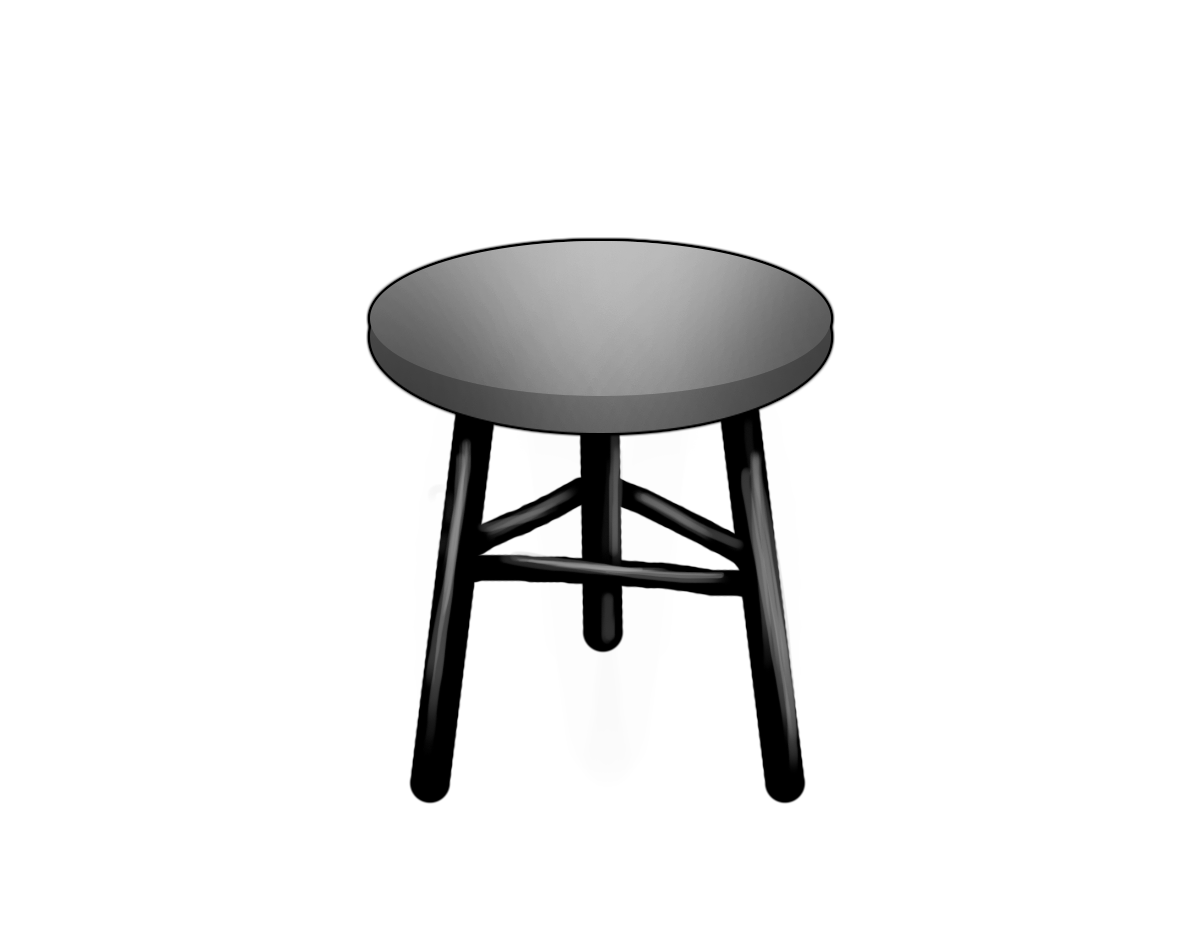
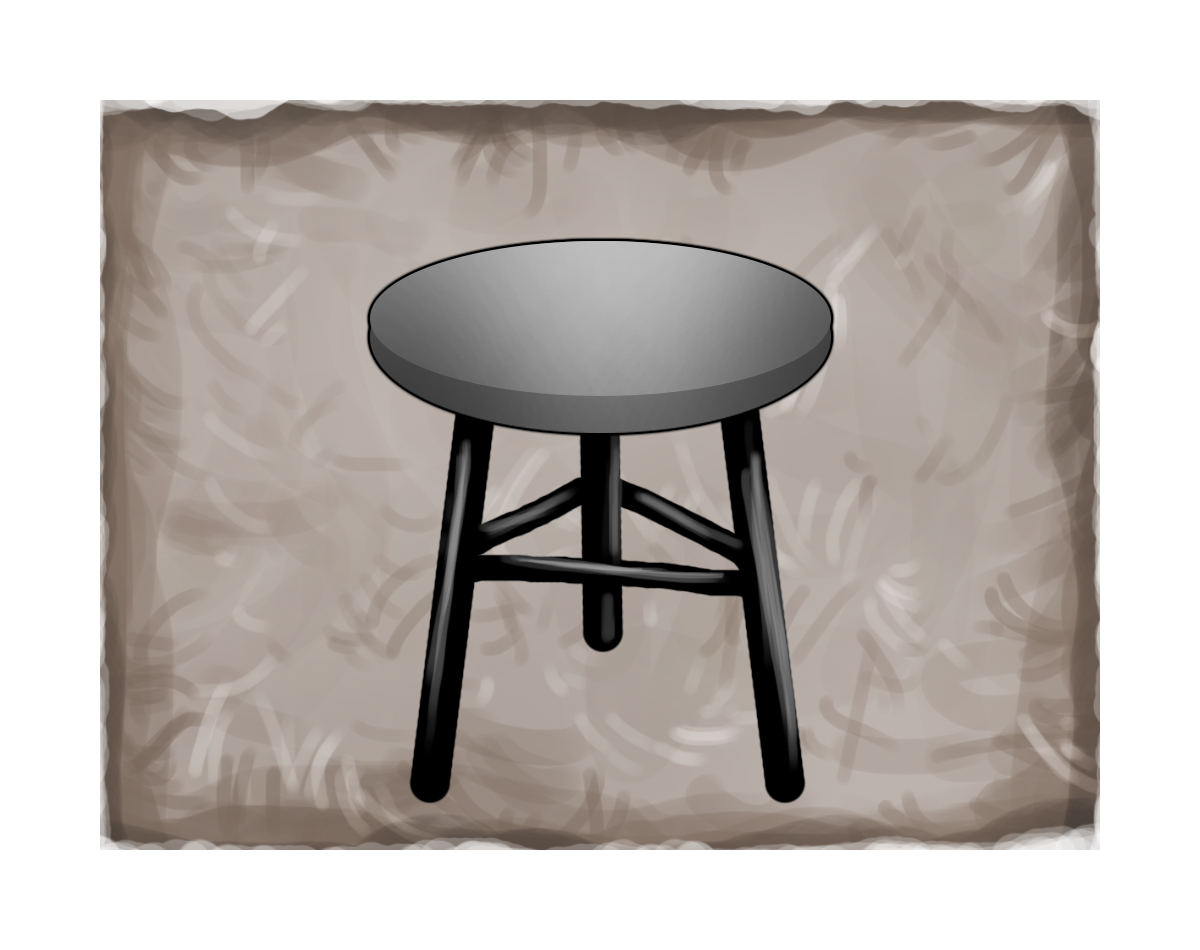
Layer changes from the first 1200x950 image to the second:
showed "Layer 0" over [100, 100, 1100, 850]
